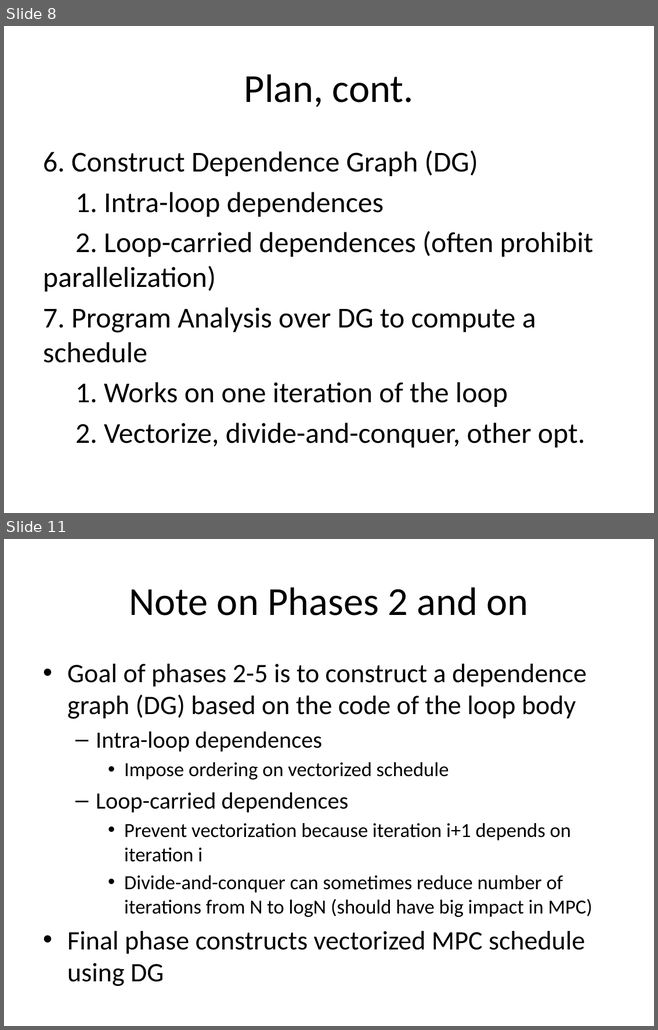
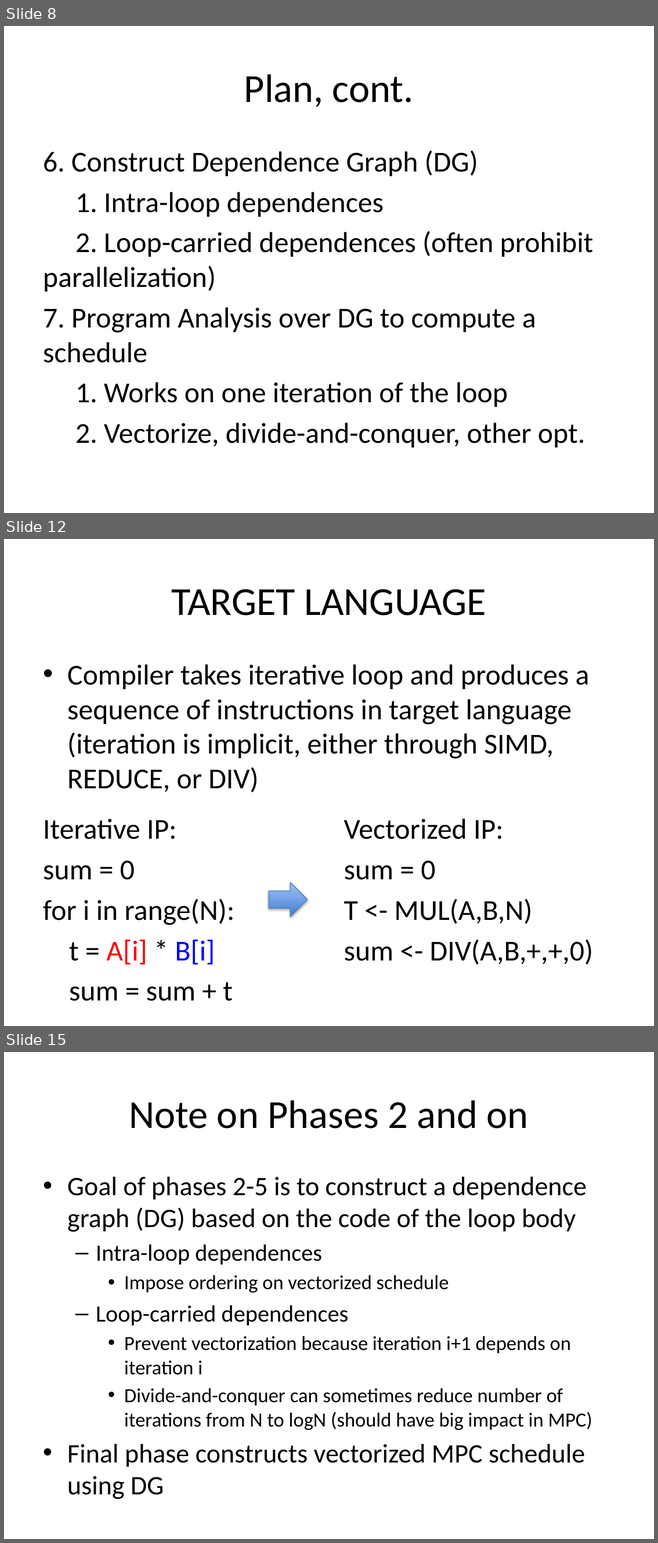
Before and after one commit to milana2/ParallelizationForMPC, a slide deck: MPC_Compiler_Misc_Notes.pptx. Shown one above the other, each under a label of ours: slides 8 and 11 before the commit, slides 8, 12 and 15 after it; the slides between them are not shown. The pictures are 658x1030 and 658x1543 pixels, drawn with LibreOffice and Linux fonts; fonts in the diff are those of the drawing. Boxes give left, top, right and bottom in pixels: in the first picture for what was removed or moved away, otherwise in the second. Text is boxed around its words. In the diff, an @@ line names an element or a change of style, - is before the commit and + after.

Commit message:
Made edits to slides. Work in Progress: Target langauge slides.

```diff
--- a/MPC_Compiler_Misc_Notes.pptx
+++ b/MPC_Compiler_Misc_Notes.pptx
@@ slide 12 added at bbox=[4, 539, 654, 1026], background #FFFFFF @@
@@ title added at bbox=[171, 589, 486, 616], 44 pt, text #000000 @@
+TARGET LANGUAGE
@@ text added at bbox=[67, 664, 589, 792], 32 pt, text #000000 @@
+• Compiler takes iterative loop and produces a sequence of instructions in target language (iteration is implicit, either through SIMD, REDUCE, or DIV)
@@ text added at bbox=[43, 819, 235, 1001], 32 pt, text #000000 @@
+Iterative IP:
+sum = 0
+for i in range(N):
+t = A[i] * B[i]
+sum = sum + t
@@ text added at bbox=[344, 819, 593, 965], 32 pt, text #000000 @@
+Vectorized IP:
+sum = 0
+T <- MUL(A,B,N)
+sum <- DIV(A,B,+,+,0)
@@ right arrow added at bbox=[268, 882, 307, 917], fill gradient #3F80CE to #A4C4FF, outline #4B7EBC 0.75 pt @@
@@ what was slide 11 is now slide 15 @@
```
Also in this commit, not shown: 6 slides changed, 6 other slides added.
